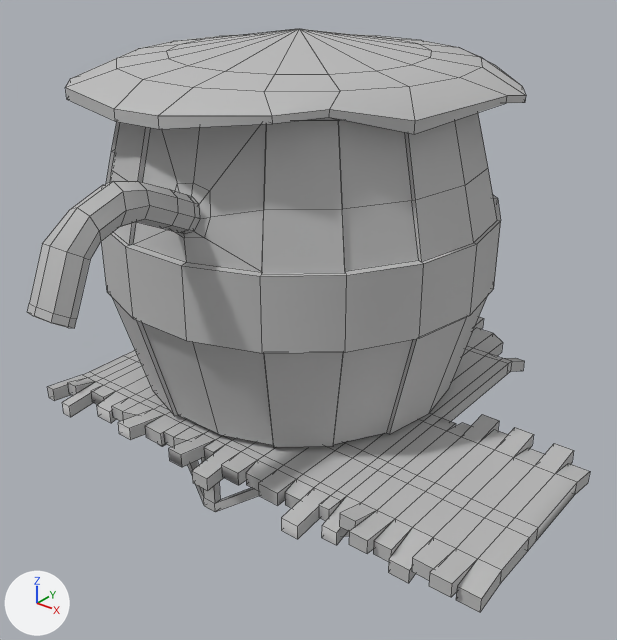
An edit to the OBJ model Models/GhostCowboy/Tower/water tower/ghostWestern_tower_waterTower_d0.obj, drawn before and after from the same camera.
Both versions are drawn from a 50 mm camera at (5.17, -6.26, 5.55) aimed at (0.62, -0.57, 2.02). Every picture has the same lights, and +X, +Y and +Z are marked at lower left. Mesh edges are drawn as thin lines. Where no turn or scale is listed for an object, it has been applied to the vertices. Vertices at the same position are counted once.

Objects in the first picture: 'ghostWestern_tower_waterTower_d0'.
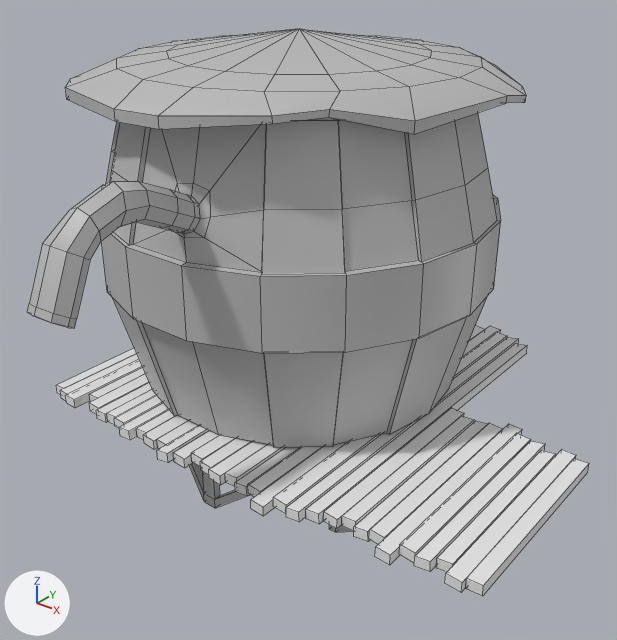
The newer file is also turned or shifted as a whole; pictures and numbers use the older file's frame.

What the commit changed:
Material 'Default' (mat_default) is new.
Its base color is (0.8, 0.8, 0.8) (white #e7e7e7).
Its roughness is 1.0.
me_ghostwestern_tower_watertower_d0 has 1146 vertices, 1154 faces and spans x -2.12..3.19, y -3.25..2.29, z 0.01..4.53.
me_ghostwestern_tower_watertower_d0 is used by ob_ghostwestern_tower_watertower_d0; location (0.0, 0.0, 0.0).
Verts and faces of me_ghostwestern_tower_watertower_d0; kept vertices keep their numbers, new ones are numbered from 1146.
Before the commit, vertices of me_ghostwestern_tower_watertower_d0: 818 (0.45, -1.74, 3.3) at pixel (200, 218), 819 (0.41, -1.7, 3.4) at pixel (199, 204), 820 (0.31, -1.68, 3.44) at pixel (191, 196), 821 (0.21, -1.7, 3.4), 822 (0.16, -1.74, 3.3).
Before the commit, vertices of me_ghostwestern_tower_watertower_d0: 1031 (0.16, -1.79, 3.33), 1035 (0.45, -1.79, 3.33) at pixel (195, 217), 1036 (0.41, -1.75, 3.43) at pixel (194, 202), 1037 (0.31, -1.73, 3.47) at pixel (186, 194), 1038 (0.21, -1.75, 3.43).
Before the commit, vertices of me_ghostwestern_tower_watertower_d0: 1143 (0.41, -1.7, 3.4) at pixel (199, 204), 1144 (0.31, -1.68, 3.44) at pixel (191, 196), 1145 (0.21, -1.7, 3.4).
me_ghostwestern_tower_watertower_d0 no longer uses material mat_watertower_baseobj_initialshadinggroup (grey #bcbcbc).
me_ghostwestern_tower_watertower_d0 part 1: the loose piece of 104 vertices spanning x -1.47..2.73, y -1.42..1.36, z 0.01..0.88 is moved by (0.0, 0.0, 0.05).
me_ghostwestern_tower_watertower_d0 part 2: the loose piece of 610 vertices spanning x -1.72..3.19, y -1.96..2.29, z 0.73..1.09 is deleted.
Part 3, on me_ghostwestern_tower_watertower_d0:
Vertices deleted: 1143, 1144, 1145 (with the faces that use them).
New faces: (818, 819, 1036, 1035), (819, 820, 1037, 1036), (820, 821, 1038, 1037), (821, 822, 1031, 1038) (mat_initialshadinggroup (grey #bcbcbc)).
Mesh me_mesh__2 is new.
It has 272 vertices, 204 faces and spans x -1.74..3.17, y -2.08..2.16, z 0.86..1.01.
It uses material mat_default (white #e7e7e7).
Object 'Mesh (2)' (ob_mesh__2) is new; it shows me_mesh__2.
Its location is (0.0, 0.06, 0.06).

Boxes [x1, y1, x2, y2] around the edits, measured in the pictures (617 x 640 px; the box of a moved part takes in the faces that stretch with it):
'ghostWestern_tower_waterTower_d0', reshaped (11% narrower, 14% shorter)
    before: [28, 29, 590, 612]
    after: [28, 29, 526, 533]
'Mesh (2)', added
    after: [56, 325, 589, 596]
part 1 of me_ghostwestern_tower_watertower_d0, moved or reshaped
    before: [158, 444, 349, 536]
    after: [189, 463, 352, 533]
part 2 of me_ghostwestern_tower_watertower_d0, deleted
    before: [48, 317, 590, 612]
part 3 of me_ghostwestern_tower_watertower_d0, moved or reshaped
    both: [188, 195, 200, 218]
